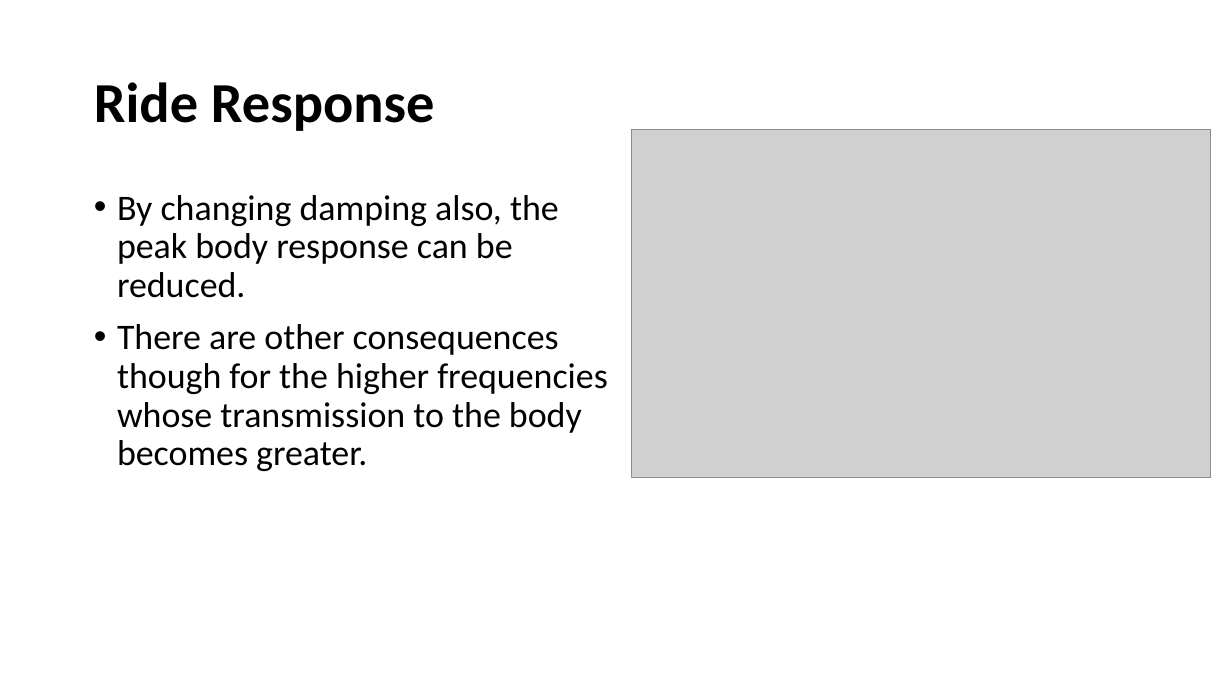
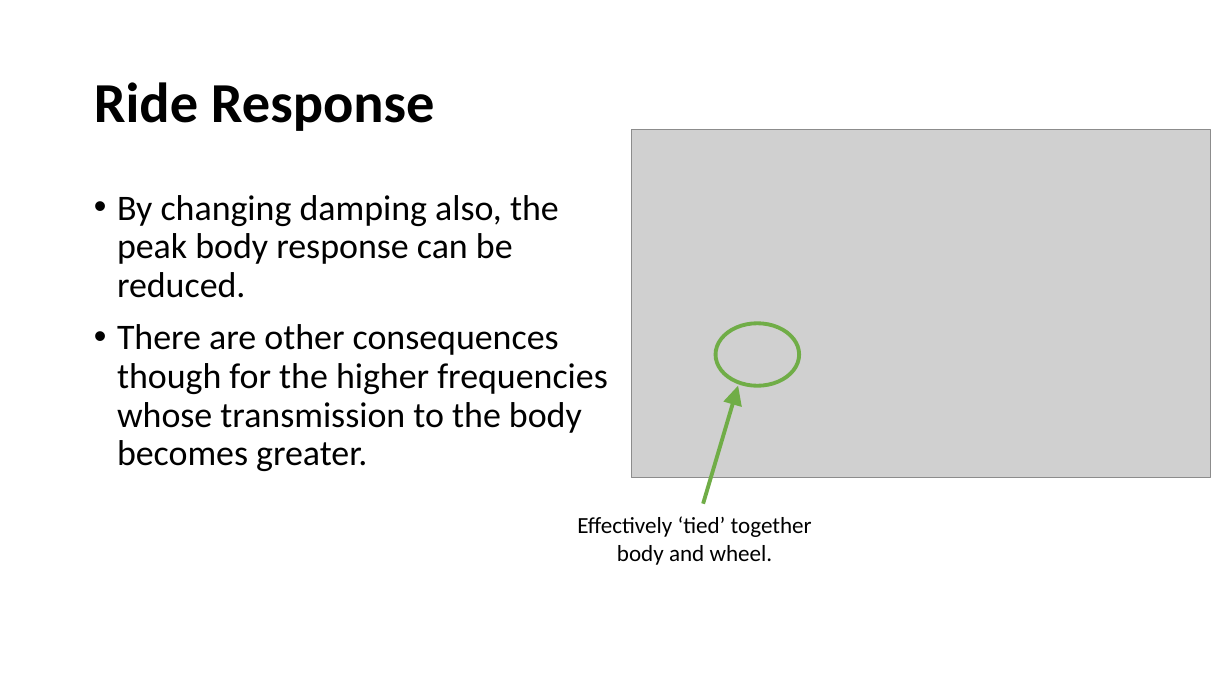
Before and after one commit to bamason2/ttc066-module, a slide deck: slide 13 of docs/lectures/Ride Dynamics.pptx. Drawn at 1232x693 pixels with LibreOffice and Linux fonts; fonts in the diff are those of the drawing; grey boxes stand for pictures; background and template pictures are left out. Boxes give left, top, right and bottom in pixels: in the first picture for what was removed or moved away, otherwise in the second. Text is boxed around its words. In the diff, an @@ line names an element or a change of style, - is before the commit and + after.

Commit message:
Ride dynamics lecture slides
Updated second half of lecture with some annotations on the figures (ride response).

```diff
--- a/docs/lectures/Ride Dynamics.pptx
+++ b/docs/lectures/Ride Dynamics.pptx
@@ ellipse added at box(715, 323, 799, 386), outline #70AD47 3 pt @@
@@ arrow added from (703, 504) to (738, 386), #70AD47 3 pt @@
@@ text added at box(577, 516, 812, 565), 18 pt, text #000000 @@
+Effectively ‘tied’ together
+body and wheel.
```
Also in this commit, not shown: 5 other slides changed, 1 slide added, 2 other files.
